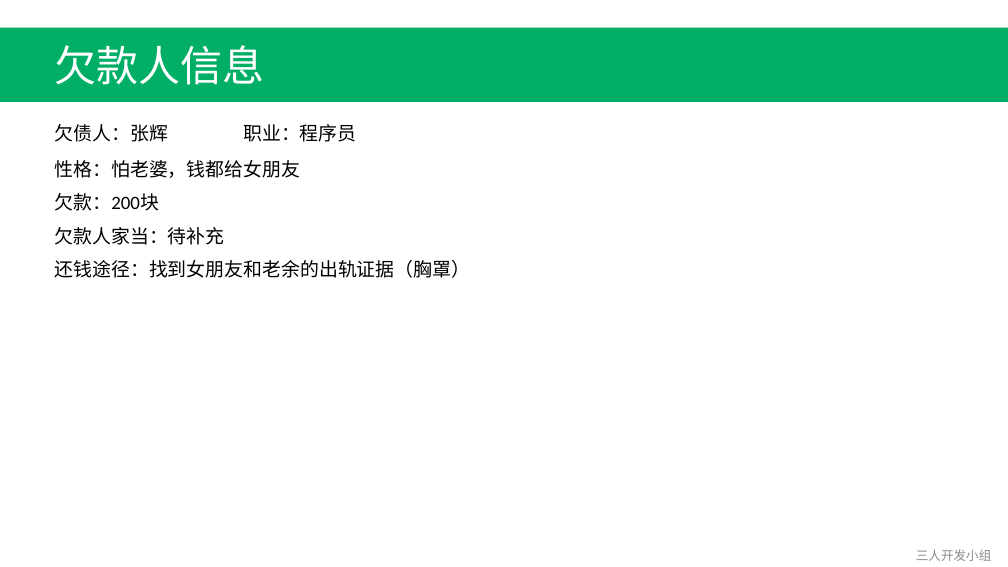
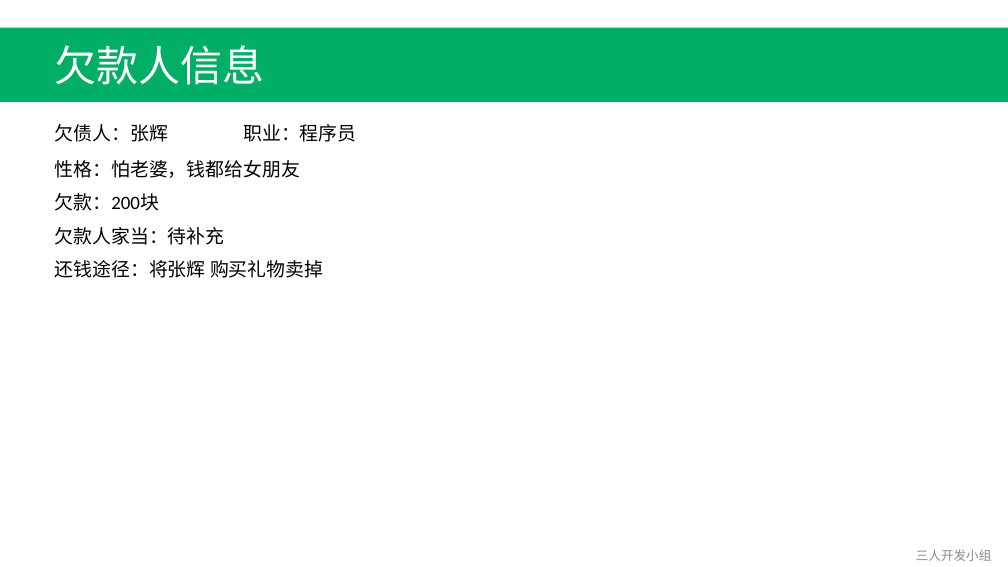
Before and after one commit to Fordebt/Give-me-my-money, a slide deck: slide 2 of 关卡1-沈永良.pptx. Drawn at 1008x567 pixels with LibreOffice and Linux fonts; fonts in the diff are those of the drawing. Boxes give left, top, right and bottom in pixels: in the first picture for what was removed or moved away, otherwise in the second. Text is boxed around its words. In the diff, an @@ line names an element or a change of style, - is before the commit and + after.

```diff
--- a/关卡1-沈永良.pptx
+++ b/关卡1-沈永良.pptx
@@ text at box(55, 260, 323, 278): text changed @@
-还钱途径：找到女朋友和老余的出轨证据（胸罩）
+还钱途径：将张辉 购买礼物卖掉
```
Also in this commit, not shown: 2 other slides changed, 2 slides removed, 6 other files.
